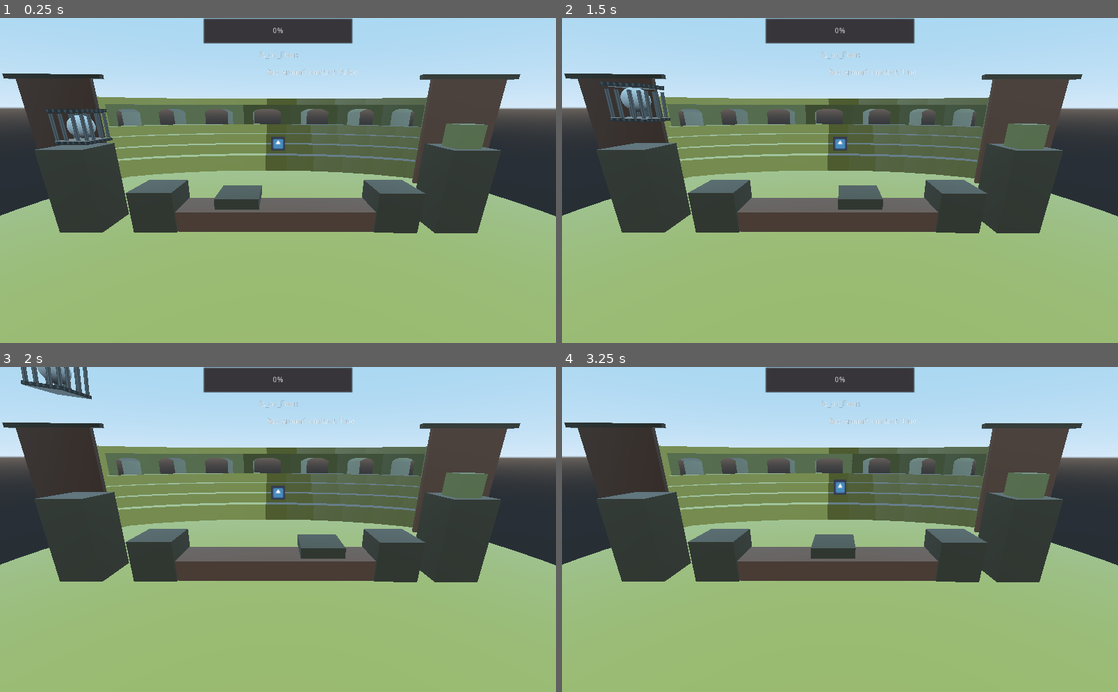
Above: before the commit, frames 1-4 (two rows, left to right).
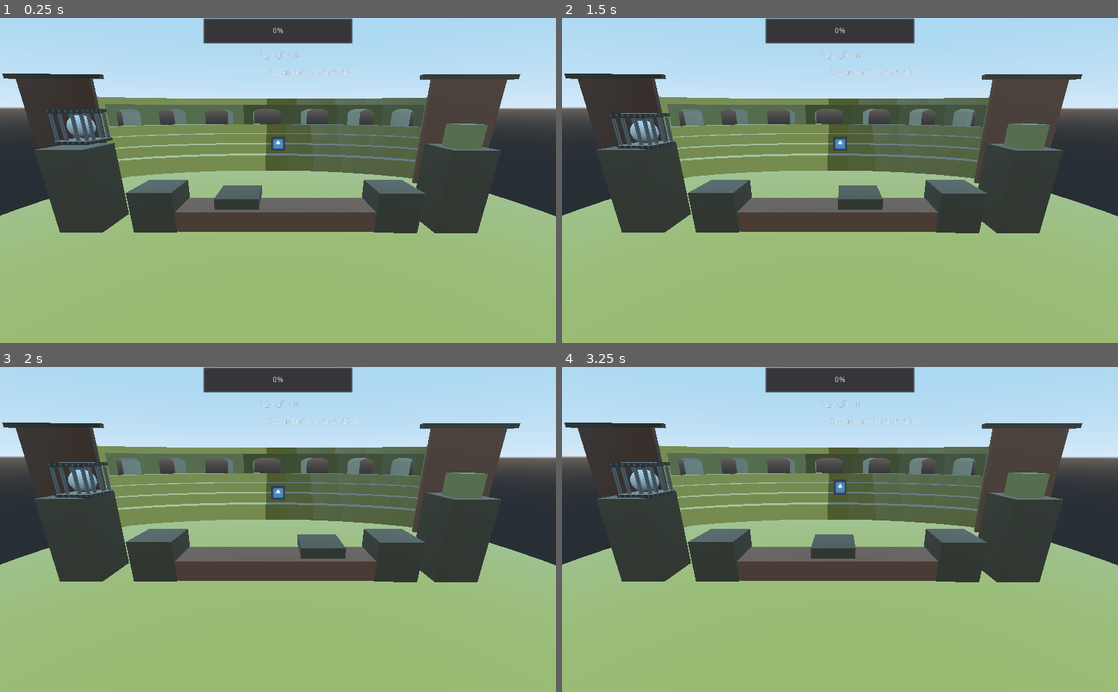
Above: after the commit, the same moments.

Repository: ostromann/CageRage
Game: Godot game, scene res://Level/Level3D.tscn
Two runs of this game, one before a commit and one after it. Both use one fixed random seed, a clock stepped at 60 frames per second and the inputs below. The engine's default icon, where the game draws it, is replaced by a stand-in: a white triangle on a blue panel in a dark square.
Inputs:
- Up to frame 1 (0.25 s): no input
- Up to frame 2 (1.5 s): hold Up (sword_up) 0.53-1.28 s; hold Space (jump) 0.53-1.28 s; hold Down (sword_down) from 1.28 s (still down); tap Space (jump) at 1.35 s
- Up to frame 3 (2 s): keep holding Down (sword_down); tap Space (jump) at 1.52, 1.82 s
- Up to frame 4 (3.25 s): release Down (sword_down) at 2.03 s; hold Space (jump) 2.03-2.78 s; hold Up (sword_up) from 2.03 s (still down); tap Space (jump) at 2.85, 3.02 s

Frame 1 is identical in both runs. In frame 2, 1.4% of the frame differs, in the area x 6-65%, y 15-41%; in frame 3, 1.6%, in the area x 3-65%, y 0-41%; in frame 4, 1.1%.

Commit message:
Fixed Player jump conditions. Cage needs to touch ground.

Diff:
--- a/Level/LevelTemplate.tscn
+++ b/Level/LevelTemplate.tscn
@@ -23,8 +23,8 @@
 
 [node name="Ground" type="StaticBody" parent="."]
 transform = Transform( 3, 0, 0, 0, 1, 0, 0, 0, 3, 0, 0, 0 )
-collision_layer = 2
-collision_mask = 3
+collision_layer = 32
+collision_mask = 0
 
 [node name="CollisionShape" type="CollisionShape" parent="Ground"]
 shape = SubResource( 1 )
--- a/Player/PlayerBall.gd
+++ b/Player/PlayerBall.gd
@@ -11,8 +11,9 @@
 
 var direction = Vector3.ZERO
 var velocity = Vector3.ZERO
-var jump_charge = 0.0
-var is_charging = false
+var jump_charge : float = 0.0
+var is_charging : bool = false
+var can_jump : bool = false
 
 
 func _ready():
@@ -37,8 +38,9 @@
 		jump_charge += JUMP_CHARGE_FACTOR * delta
 		jump_charge = clamp(jump_charge, 0, 1)
 	elif Input.is_action_just_released("jump"):
+		if can_jump:
+			apply_central_impulse(Vector3.UP * jump_charge * MAX_JUMP_IMPULSE)
 		is_charging = false
-		apply_central_impulse(Vector3.UP * jump_charge * MAX_JUMP_IMPULSE)
 		jump_charge = 0
 
 func get_direction():
--- a/Player/PlayerBall.tscn
+++ b/Player/PlayerBall.tscn
@@ -7,7 +7,7 @@
 [sub_resource type="SphereMesh" id=2]
 
 [node name="PlayerBall" type="RigidBody"]
-collision_mask = 6
+collision_mask = 47
 axis_lock_linear_z = true
 axis_lock_angular_x = true
 axis_lock_angular_y = true
--- a/Player/PlayerCage.gd
+++ b/Player/PlayerCage.gd
@@ -9,8 +9,12 @@
 
 
 func _physics_process(delta):
-	has_ground_contact = top_has_ground_contact or bottom_has_ground_contact or left_has_ground_contact or right_has_ground_contact
-	print('top ', str(top_has_ground_contact), ' right ', str(right_has_ground_contact), ' bottom ', str(bottom_has_ground_contact),  ' left ', str(left_has_ground_contact))
+	if $Diagonal/Area.get_overlapping_bodies().size() > 0:
+		has_ground_contact = true
+	else:
+		has_ground_contact = false
+#	has_ground_contact = top_has_ground_contact or bottom_has_ground_contact or left_has_ground_contact or right_has_ground_contact
+#	print('top ', str(top_has_ground_contact), ' right ', str(right_has_ground_contact), ' bottom ', str(bottom_has_ground_contact),  ' left ', str(left_has_ground_contact))
 
 
 func _on_Bottom_body_entered(body):
--- a/Player/PlayerCage.tscn
+++ b/Player/PlayerCage.tscn
@@ -6,6 +6,9 @@
 
 [sub_resource type="BoxShape" id=1]
 extents = Vector3( 1, 0.1, 1 )
+
+[sub_resource type="BoxShape" id=4]
+extents = Vector3( 1.1, 1.1, 1.1 )
 
 [sub_resource type="ArrayMesh" id=3]
 resource_name = "Player_Cube"
@@ -37,9 +40,6 @@
 "vertex_count": 42
 }
 
-[sub_resource type="BoxShape" id=4]
-extents = Vector3( 1.1, 1.1, 1.1 )
-
 [node name="PlayerCage" type="Spatial"]
 transform = Transform( 1.4, 0, 0, 0, 1.4, 0, 0, 0, 1.4, 0, 0, 0 )
 script = ExtResource( 3 )
@@ -48,7 +48,7 @@
 transform = Transform( 1, 0, 0, 0, 1, 0, 0, 0, 1, 0, 0, 0.9 )
 visible = false
 collision_layer = 2
-collision_mask = 3
+collision_mask = 35
 axis_lock_linear_z = true
 axis_lock_angular_x = true
 axis_lock_angular_y = true
@@ -57,10 +57,18 @@
 transform = Transform( 0.55, -0.866025, 0, 0.952628, 0.5, 0, 0, 0, 0.1, 0, 0, 0 )
 shape = SubResource( 1 )
 
+[node name="Area" type="Area" parent="Diagonal"]
+transform = Transform( 1, 0, 0, 0, 1, 0, 0, 0, 1, 0, 0, -0.9 )
+collision_layer = 16
+collision_mask = 32
+
+[node name="CollisionShape" type="CollisionShape" parent="Diagonal/Area"]
+shape = SubResource( 4 )
+
 [node name="Bottom" type="RigidBody" parent="."]
 transform = Transform( 1, 0, 0, 0, 1, 0, 0, 0, 1, 0, -0.9, 0 )
 collision_layer = 2
-collision_mask = 3
+collision_mask = 35
 contacts_reported = 4
 contact_monitor = true
 axis_lock_linear_z = true
@@ -78,7 +86,7 @@
 [node name="Top" type="RigidBody" parent="."]
 transform = Transform( 1, 0, 0, 0, 1, 0, 0, 0, 1, 0, 0.9, 0 )
 collision_layer = 2
-collision_mask = 3
+collision_mask = 35
 contacts_reported = 4
 contact_monitor = true
 axis_lock_linear_z = true
@@ -96,7 +104,7 @@
 [node name="Right" type="RigidBody" parent="."]
 transform = Transform( -4.37114e-08, 1, -4.37114e-08, 0, -4.37114e-08, -1, -1, -4.37114e-08, 1.91069e-15, -0.9, 0, 0 )
 collision_layer = 2
-collision_mask = 3
+collision_mask = 35
 contacts_reported = 4
 contact_monitor = true
 axis_lock_linear_z = true
@@ -109,7 +117,7 @@
 [node name="Left" type="RigidBody" parent="."]
 transform = Transform( -4.37114e-08, -1, 0, 1, -4.37114e-08, 0, 0, 0, 1, 0.9, 0, 0 )
 collision_layer = 2
-collision_mask = 3
+collision_mask = 35
 contacts_reported = 4
 contact_monitor = true
 axis_lock_linear_z = true
@@ -155,12 +163,6 @@
 nodes/node_b = NodePath("../Diagonal")
 params/bias = 0.99
 
-[node name="Area" type="Area" parent="."]
-collision_mask = 2
-
-[node name="CollisionShape" type="CollisionShape" parent="Area"]
-shape = SubResource( 4 )
-
 [connection signal="body_entered" from="Bottom" to="." method="_on_Bottom_body_entered"]
 [connection signal="body_exited" from="Bottom" to="." method="_on_Bottom_body_exited"]
 [connection signal="body_entered" from="Top" to="." method="_on_Top_body_entered"]
--- a/Player/RigidPlayer.gd
+++ b/Player/RigidPlayer.gd
@@ -3,3 +3,7 @@
 
 func _process(delta):
 	$Label.text = 'has_ground_contact: ' + str($PlayerCage.has_ground_contact)
+	if $PlayerCage.has_ground_contact:
+		$PlayerBall.can_jump = true
+	else:
+		$PlayerBall.can_jump = false
--- a/project.godot
+++ b/project.godot
@@ -56,6 +56,8 @@
 3d_physics/layer_2="Neutral"
 3d_physics/layer_3="Hazards"
 3d_physics/layer_4="Goal"
+3d_physics/layer_5="CageGroundCollision"
+3d_physics/layer_6="Ground"
 
 [physics]
 
